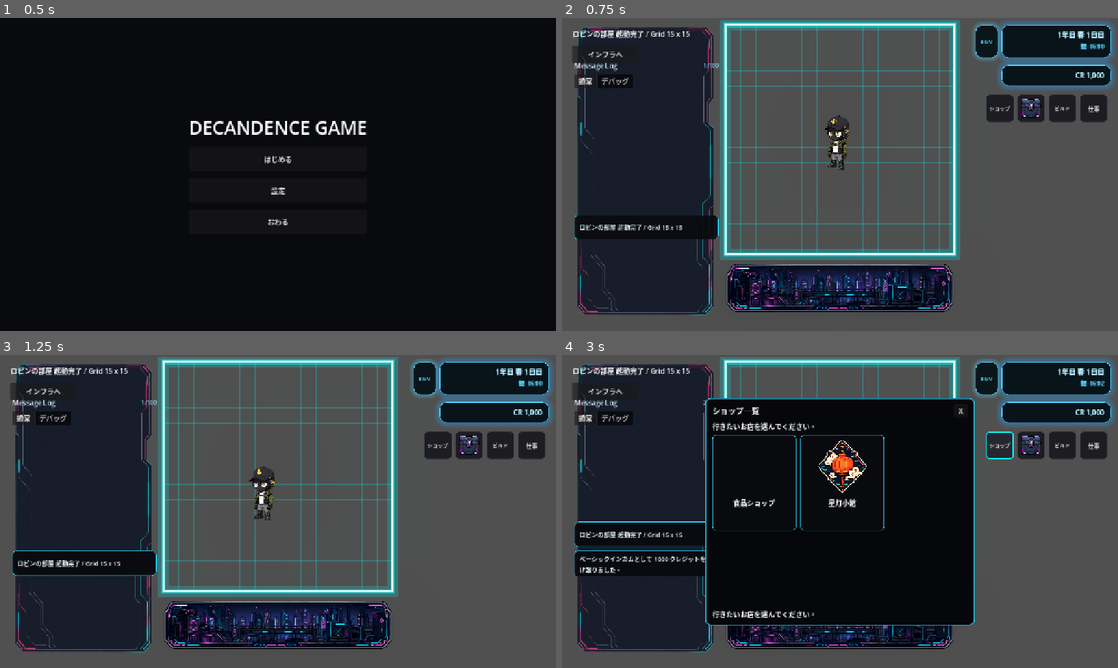
Above: before the commit, frames 1-4 (two rows, left to right).
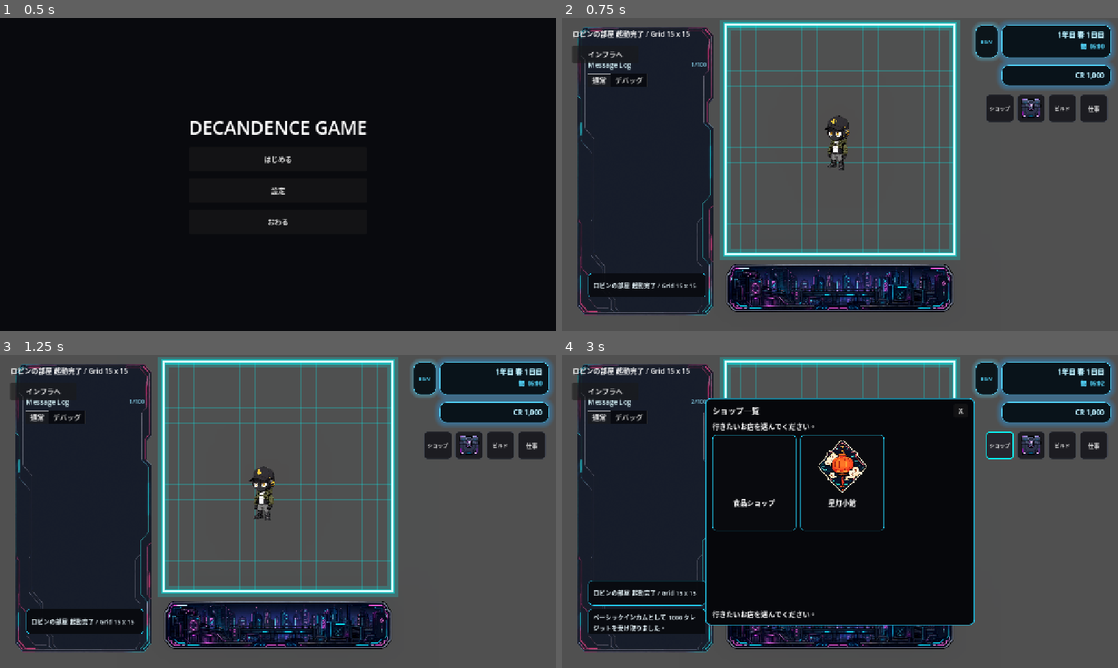
Above: after the commit, the same moments.

Repository: grimoire1089-coder/optimistic
Game: Godot game, scene res://Scenes/Boot/TitleScene.tscn
Same seed, same stepped clock (60 frames per second), same inputs: the game is played once before the commit and once after it. Sound files missing from this copy of the repository are replaced by a short silence.
Inputs:
- Up to frame 1 (0.5 s): no input
- Up to frame 2 (0.75 s): click "はじめる" at 0.5 s
- Up to frame 3 (1.25 s): no input
- Up to frame 4 (3 s): click "BGM" at 1.25 s; click "OFF" at 2 s; click "ショップ" at 2.75 s

Frame 1 is identical in both runs. In frame 2, 1.2% of the frame differs, in the area x 2-29%, y 13-90%; in frame 3, 4.1%; in frame 4, 7.1%, in the area x 2-26%, y 13-90%.

Commit message:
Fit message log panel inside left background

Diff:
--- a/Scenes/UI/HUD/MessageLogPanel.tscn
+++ b/Scenes/UI/HUD/MessageLogPanel.tscn
@@ -12,22 +12,22 @@
 corner_radius_bottom_left = 14
 
 [node name="MessageLogPanel" type="PanelContainer"]
-custom_minimum_size = Vector2(356, 432)
+custom_minimum_size = Vector2(288, 564)
 anchors_preset = 0
-offset_left = 16.0
+offset_left = 52.0
 offset_top = 88.0
-offset_right = 372.0
-offset_bottom = 520.0
+offset_right = 340.0
+offset_bottom = 652.0
 theme_override_styles/panel = SubResource("StyleBoxFlat_message_log_panel")
 script = ExtResource("1_message_log")
 notice_sfx = ExtResource("2_notice_sfx")
 
 [node name="MarginContainer" type="MarginContainer" parent="."]
 layout_mode = 2
-theme_override_constants/margin_left = 12
-theme_override_constants/margin_top = 10
-theme_override_constants/margin_right = 12
-theme_override_constants/margin_bottom = 12
+theme_override_constants/margin_left = 8
+theme_override_constants/margin_top = 8
+theme_override_constants/margin_right = 8
+theme_override_constants/margin_bottom = 10
 
 [node name="Rows" type="VBoxContainer" parent="MarginContainer"]
 layout_mode = 2
@@ -68,7 +68,7 @@
 
 [node name="ScrollContainer" type="ScrollContainer" parent="MarginContainer/Rows"]
 unique_name_in_owner = true
-custom_minimum_size = Vector2(0, 322)
+custom_minimum_size = Vector2(0, 442)
 layout_mode = 2
 size_flags_horizontal = 3
 size_flags_vertical = 3
@@ -76,7 +76,7 @@
 
 [node name="MessageList" type="VBoxContainer" parent="MarginContainer/Rows/ScrollContainer"]
 unique_name_in_owner = true
-custom_minimum_size = Vector2(0, 322)
+custom_minimum_size = Vector2(0, 442)
 layout_mode = 2
 size_flags_horizontal = 3
 size_flags_vertical = 3
